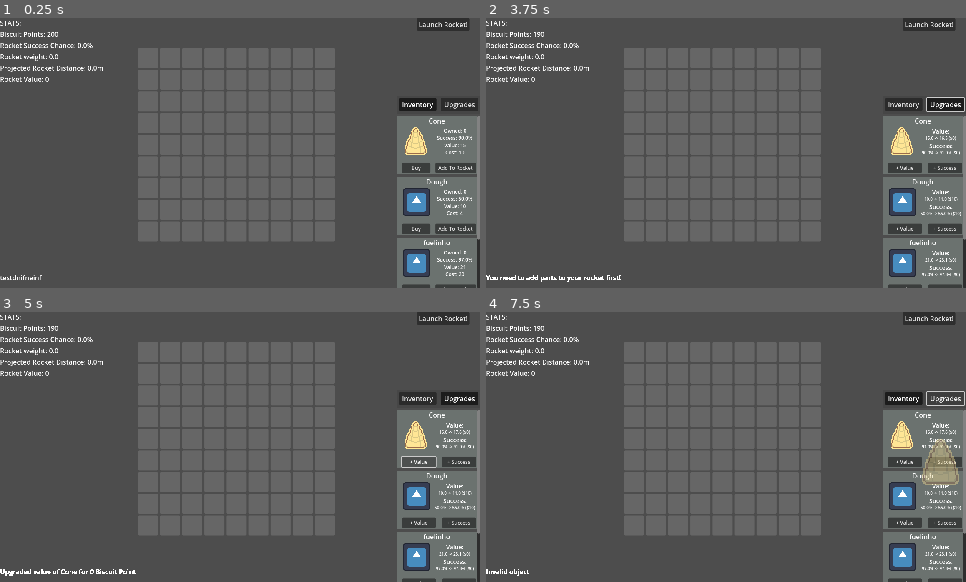
Above: before the commit, frames 1-4 (two rows, left to right).
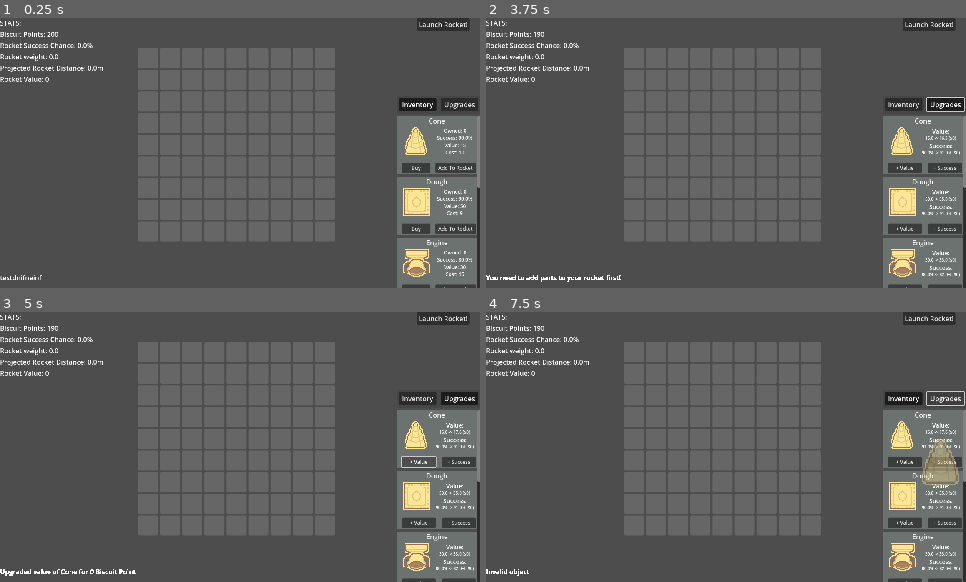
Above: after the commit, the same moments.

Repository: A-coder152/Build-a-Biscship-public
Game: Godot game, scene res://main.tscn
Same seed, same stepped clock (60 frames per second), same inputs: the game is played once before the commit and once after it. The engine's default icon, where the game draws it, is replaced by a stand-in: a white triangle on a blue panel in a dark square.
Inputs:
- Up to frame 1 (0.25 s): no input
- Up to frame 2 (3.75 s): click "Buy" at 0.5 s; click "Launch Rocket!" at 1.25 s; click "Launch Rocket!" at 2 s; click "Inventory" at 2.75 s; click "Upgrades" at 3.5 s
- Up to frame 3 (5 s): click "+ Value" at 4.25 s
- Up to frame 4 (7.5 s): click "+ Success" at 5 s; click "Inventory" at 5.75 s; click "Add To Rocket" at 6.5 s; click "Upgrades" at 7.25 s

The runs differ from the first frame. In frame 1, 1.4% of the frame differs, in the area x 83-100%, y 62-96%; in frame 2, 1.5%; in frame 3, 1.5%; in frame 4, 1.5%.

Commit message:
added visual upgrades for every 20 upgrades
could be nerfed

Diff:
--- a/Resources/Cone.tres
+++ b/Resources/Cone.tres
@@ -1,12 +1,12 @@
 [gd_resource type="Resource" script_class="Part" load_steps=3 format=3 uid="uid://itu2107shofm"]
 
-[ext_resource type="Texture2D" uid="uid://dpt2rfqw0ehbl" path="res://Assets/Art/cone .png" id="1_b2hm1"]
+[ext_resource type="Texture2D" uid="uid://dgtadsf1yt10r" path="res://Assets/Ship Parts/cone .png" id="1_b2hm1"]
 [ext_resource type="Script" uid="uid://bfqm5t7ekjk02" path="res://Resources/parts_resource.gd" id="1_mcpdh"]
 
 [resource]
 script = ExtResource("1_mcpdh")
 part_name = "Cone"
-image = ExtResource("1_b2hm1")
+images = Array[Texture2D]([ExtResource("1_b2hm1")])
 owned = 0
 success = 0.9
 value = 15
@@ -16,6 +16,6 @@
 locked = false
 blocks = Vector2(2, 2)
 type = 0
-weight = 0
+weight = 2
 special = 0.0
 metadata/_custom_type_script = "uid://bfqm5t7ekjk02"
--- a/Resources/Dough.tres
+++ b/Resources/Dough.tres
@@ -1,12 +1,12 @@
 [gd_resource type="Resource" script_class="Part" load_steps=3 format=3 uid="uid://cw8ig06rbmwew"]
 
 [ext_resource type="Script" uid="uid://bfqm5t7ekjk02" path="res://Resources/parts_resource.gd" id="1_1txxf"]
-[ext_resource type="Texture2D" uid="uid://b66r7he7nuj55" path="res://icon.svg" id="1_gpogw"]
+[ext_resource type="Texture2D" uid="uid://rhkmok77fpk6" path="res://Assets/Ship Parts/biscuit plain.png" id="1_gpogw"]
 
 [resource]
 script = ExtResource("1_1txxf")
-part_name = "engineo"
-image = ExtResource("1_gpogw")
+part_name = "Dough"
+images = Array[Texture2D]([ExtResource("1_gpogw")])
 owned = 0
 success = 0.9
 value = 50
--- a/Resources/Engine.tres
+++ b/Resources/Engine.tres
@@ -1,12 +1,14 @@
-[gd_resource type="Resource" script_class="Part" load_steps=3 format=3 uid="uid://2owq4suucfn8"]
+[gd_resource type="Resource" script_class="Part" load_steps=5 format=3 uid="uid://2owq4suucfn8"]
 
-[ext_resource type="Texture2D" uid="uid://cqhf3w5g6oir7" path="res://Assets/Art/engine.png" id="1_ibvc1"]
+[ext_resource type="Texture2D" uid="uid://b3qm6eyju3b1s" path="res://Assets/Ship Parts/engine.png" id="1_0aofk"]
 [ext_resource type="Script" uid="uid://bfqm5t7ekjk02" path="res://Resources/parts_resource.gd" id="2_dgqmb"]
+[ext_resource type="Texture2D" uid="uid://qua0e5hqk8jw" path="res://Assets/Ship Parts/engine large.png" id="2_uheoh"]
+[ext_resource type="Texture2D" uid="uid://supwqboqdn7j" path="res://Assets/Ship Parts/engine dual.png" id="3_utdog"]
 
 [resource]
 script = ExtResource("2_dgqmb")
 part_name = "Engine"
-image = ExtResource("1_ibvc1")
+images = Array[Texture2D]([ExtResource("1_0aofk"), ExtResource("2_uheoh"), ExtResource("3_utdog")])
 owned = 0
 success = 0.8
 value = 30
@@ -15,4 +17,7 @@
 success_upgrade_cost = 0
 locked = false
 blocks = Vector2(2, 2)
+type = 0
+weight = 0
+special = 0.0
 metadata/_custom_type_script = "uid://bfqm5t7ekjk02"
--- a/Resources/Filling.tres
+++ /dev/null
@@ -1,21 +0,0 @@
-[gd_resource type="Resource" script_class="Part" load_steps=3 format=3 uid="uid://b62tn4snaoy0u"]
-
-[ext_resource type="Texture2D" uid="uid://b66r7he7nuj55" path="res://icon.svg" id="1_5dle1"]
-[ext_resource type="Script" uid="uid://bfqm5t7ekjk02" path="res://Resources/parts_resource.gd" id="2_y56nb"]
-
-[resource]
-script = ExtResource("2_y56nb")
-part_name = "Dough"
-image = ExtResource("1_5dle1")
-owned = 0
-success = 0.5
-value = 10
-cost = 4
-value_upgrade_cost = 10
-success_upgrade_cost = 10
-locked = false
-blocks = Vector2(2, 1)
-type = 4
-weight = 1
-special = 0.0
-metadata/_custom_type_script = "uid://bfqm5t7ekjk02"
--- a/Resources/Jam.tres
+++ b/Resources/Jam.tres
@@ -1,12 +1,13 @@
-[gd_resource type="Resource" script_class="Part" load_steps=3 format=3 uid="uid://ob6tv2gxmt4l"]
+[gd_resource type="Resource" script_class="Part" load_steps=4 format=3 uid="uid://ob6tv2gxmt4l"]
 
-[ext_resource type="Texture2D" uid="uid://dtla8ub0vcftq" path="res://Assets/Art/jam.png" id="1_stgpp"]
+[ext_resource type="Texture2D" uid="uid://dqo3jv16y277y" path="res://Assets/Ship Parts/jam.png" id="1_dhj65"]
 [ext_resource type="Script" uid="uid://bfqm5t7ekjk02" path="res://Resources/parts_resource.gd" id="2_dhj65"]
+[ext_resource type="Texture2D" uid="uid://csaojuwkmbq58" path="res://Assets/Ship Parts/jam2 .png" id="2_rk8d2"]
 
 [resource]
 script = ExtResource("2_dhj65")
 part_name = "Jam"
-image = ExtResource("1_stgpp")
+images = Array[Texture2D]([ExtResource("1_dhj65"), ExtResource("2_rk8d2")])
 owned = 0
 success = 0.8
 value = 20
@@ -15,4 +16,7 @@
 success_upgrade_cost = 0
 locked = false
 blocks = Vector2(2, 2)
+type = 0
+weight = 2
+special = 0.0
 metadata/_custom_type_script = "uid://bfqm5t7ekjk02"
--- a/Resources/LWing.tres
+++ b/Resources/LWing.tres
@@ -1,12 +1,14 @@
-[gd_resource type="Resource" script_class="Part" load_steps=3 format=3 uid="uid://b8le0rtrjv4px"]
+[gd_resource type="Resource" script_class="Part" load_steps=5 format=3 uid="uid://b8le0rtrjv4px"]
 
-[ext_resource type="Texture2D" uid="uid://crw2amhjbtbqo" path="res://Assets/Art/right wing.png" id="1_743u4"]
+[ext_resource type="Texture2D" uid="uid://cytm4i7wmkxu2" path="res://Assets/Ship Parts/left wing.png" id="1_jm8kt"]
+[ext_resource type="Texture2D" uid="uid://dfoc7ysisgcmd" path="res://Assets/Ship Parts/left wing large.png" id="2_ac5ng"]
 [ext_resource type="Script" uid="uid://bfqm5t7ekjk02" path="res://Resources/parts_resource.gd" id="2_gwxw3"]
+[ext_resource type="Texture2D" uid="uid://bswlq20dq6uhv" path="res://Assets/Ship Parts/left wing multiple.png" id="4_imhu3"]
 
 [resource]
 script = ExtResource("2_gwxw3")
-part_name = "Jam"
-image = ExtResource("1_743u4")
+part_name = "Left Wing"
+images = Array[Texture2D]([ExtResource("1_jm8kt"), ExtResource("2_ac5ng"), ExtResource("4_imhu3")])
 owned = 0
 success = 0.8
 value = 20
@@ -15,4 +17,7 @@
 success_upgrade_cost = 0
 locked = false
 blocks = Vector2(1, 2)
+type = 4
+weight = 1
+special = 0.0
 metadata/_custom_type_script = "uid://bfqm5t7ekjk02"
--- a/Resources/RWing.tres
+++ b/Resources/RWing.tres
@@ -1,12 +1,14 @@
-[gd_resource type="Resource" script_class="Part" load_steps=3 format=3 uid="uid://n7p2i8ht0ylb"]
+[gd_resource type="Resource" script_class="Part" load_steps=5 format=3 uid="uid://n7p2i8ht0ylb"]
 
-[ext_resource type="Texture2D" uid="uid://6djd5nsagykh" path="res://Assets/Art/left wing.png" id="1_e7v0l"]
+[ext_resource type="Texture2D" uid="uid://fv02rkyuwgp" path="res://Assets/Ship Parts/right wing.png" id="1_a8ive"]
+[ext_resource type="Texture2D" uid="uid://3cdcw0pd7rqf" path="res://Assets/Ship Parts/right wing large.png" id="2_775bu"]
 [ext_resource type="Script" uid="uid://bfqm5t7ekjk02" path="res://Resources/parts_resource.gd" id="2_jef3f"]
+[ext_resource type="Texture2D" uid="uid://dmmygo760mkgv" path="res://Assets/Ship Parts/right wing multiple.png" id="3_vkpv0"]
 
 [resource]
 script = ExtResource("2_jef3f")
-part_name = "Jam"
-image = ExtResource("1_e7v0l")
+part_name = "Right Wing"
+images = Array[Texture2D]([ExtResource("1_a8ive"), ExtResource("2_775bu"), ExtResource("3_vkpv0")])
 owned = 0
 success = 0.8
 value = 20
@@ -15,4 +17,7 @@
 success_upgrade_cost = 0
 locked = false
 blocks = Vector2(1, 2)
+type = 4
+weight = 1
+special = 0.0
 metadata/_custom_type_script = "uid://bfqm5t7ekjk02"
--- a/Resources/Sugar.tres
+++ b/Resources/Sugar.tres
@@ -1,18 +1,21 @@
 [gd_resource type="Resource" script_class="Part" load_steps=3 format=3 uid="uid://dguwjwdd2nshu"]
 
-[ext_resource type="Texture2D" uid="uid://wgnl7pk6pi6t" path="res://Assets/Art/sugar.png" id="1_mii54"]
+[ext_resource type="Texture2D" uid="uid://cgiapwxj4j7ou" path="res://Assets/Ship Parts/sugar.png" id="1_mii54"]
 [ext_resource type="Script" uid="uid://bfqm5t7ekjk02" path="res://Resources/parts_resource.gd" id="2_3ox6u"]
 
 [resource]
 script = ExtResource("2_3ox6u")
 part_name = "Sugar"
-image = ExtResource("1_mii54")
+images = Array[Texture2D]([ExtResource("1_mii54")])
 owned = 0
 success = 0.8
 value = 20
 cost = 10
 value_upgrade_cost = 0
 success_upgrade_cost = 0
-locked = false
+locked = true
 blocks = Vector2(2, 2)
+type = 0
+weight = 0
+special = 0.0
 metadata/_custom_type_script = "uid://bfqm5t7ekjk02"
--- a/Resources/Window.tres
+++ b/Resources/Window.tres
@@ -1,12 +1,15 @@
-[gd_resource type="Resource" script_class="Part" load_steps=3 format=3 uid="uid://bfc04o5jbhxwq"]
+[gd_resource type="Resource" script_class="Part" load_steps=6 format=3 uid="uid://bfc04o5jbhxwq"]
 
-[ext_resource type="Texture2D" uid="uid://6d5p2iuyr467" path="res://Assets/Art/ship window.png" id="1_33f85"]
+[ext_resource type="Texture2D" uid="uid://d4c4xi6ct1hwg" path="res://Assets/Ship Parts/ship window.png" id="1_5k55a"]
+[ext_resource type="Texture2D" uid="uid://c2fd53axgjmck" path="res://Assets/Ship Parts/ship window dual.png" id="2_d2p5n"]
 [ext_resource type="Script" uid="uid://bfqm5t7ekjk02" path="res://Resources/parts_resource.gd" id="2_pb8jy"]
+[ext_resource type="Texture2D" uid="uid://cmpyemrci7quq" path="res://Assets/Ship Parts/ship window large.png" id="3_s8kpy"]
+[ext_resource type="Texture2D" uid="uid://nbs2q4sp06ik" path="res://Assets/Ship Parts/ship window multiple.png" id="4_byuu4"]
 
 [resource]
 script = ExtResource("2_pb8jy")
 part_name = "Window"
-image = ExtResource("1_33f85")
+images = Array[Texture2D]([ExtResource("1_5k55a"), ExtResource("2_d2p5n"), ExtResource("3_s8kpy"), ExtResource("4_byuu4")])
 owned = 0
 success = 1.0
 value = 20
@@ -15,4 +18,7 @@
 success_upgrade_cost = 0
 locked = false
 blocks = Vector2(2, 2)
+type = 0
+weight = 0
+special = 0.0
 metadata/_custom_type_script = "uid://bfqm5t7ekjk02"
--- a/Resources/non_risky.tres
+++ b/Resources/non_risky.tres
@@ -1,12 +1,12 @@
 [gd_resource type="Resource" script_class="Part" load_steps=3 format=3 uid="uid://bjt0h21m27ogt"]
 
-[ext_resource type="Texture2D" uid="uid://b66r7he7nuj55" path="res://icon.svg" id="1_4ngou"]
+[ext_resource type="Texture2D" uid="uid://ck060t3ancush" path="res://Assets/Ship Parts/teapot fuel tank.png" id="1_4ngou"]
 [ext_resource type="Script" uid="uid://bfqm5t7ekjk02" path="res://Resources/parts_resource.gd" id="2_w21wr"]
 
 [resource]
 script = ExtResource("2_w21wr")
-part_name = "fuelinho"
-image = ExtResource("1_4ngou")
+part_name = "Teapot Fuel"
+images = Array[Texture2D]([ExtResource("1_4ngou")])
 owned = 0
 success = 0.97
 value = 21
--- a/Resources/parts_resource.gd
+++ b/Resources/parts_resource.gd
@@ -1,8 +1,9 @@
 class_name Part extends Resource
 enum TYPE {ENGINE, FUEL, FILLING, COATING, STRUCTURE}
+var level = 0
+var upgrade_counter = 0
 @export var part_name: String
-
-@export var image: Texture2D
+@export var images: Array[Texture2D]
 @export var owned: int
 @export var success: float
 @export var value: int
--- a/Resources/risky one.tres
+++ /dev/null
@@ -1,20 +0,0 @@
-[gd_resource type="Resource" script_class="Part" load_steps=3 format=3 uid="uid://cvkxopkpaq3vj"]
-
-[ext_resource type="Texture2D" uid="uid://b66r7he7nuj55" path="res://icon.svg" id="1_u3f7v"]
-[ext_resource type="Script" uid="uid://bfqm5t7ekjk02" path="res://Resources/parts_resource.gd" id="2_gk7p2"]
-
-[resource]
-script = ExtResource("2_gk7p2")
-part_name = "Filling"
-image = ExtResource("1_u3f7v")
-owned = 0
-success = 0.6
-value = 20
-cost = 11
-value_upgrade_cost = 0
-success_upgrade_cost = 0
-locked = false
-blocks = Vector2(3, 3)
-type = 2
-weight = 3
-metadata/_custom_type_script = "uid://bfqm5t7ekjk02"
--- a/item_box.gd
+++ b/item_box.gd
@@ -9,7 +9,7 @@
 	main_scene = get_tree().current_scene
 	item = dict
 	$Name.text = item.part_name
-	$img.texture = item.image
+	$img.texture = item.images[item.upgrade_counter]
 	update()
 
 func update():
--- a/main.gd
+++ b/main.gd
@@ -75,6 +75,7 @@
 
 	if biscuit_points < 4:
 		get_tree().change_scene_to_file("res://Scene/UI/temporary_game_over_screen.tscn")
+
 
 
 func update_ui():
@@ -247,9 +248,16 @@
 		biscuit_points -= item.value_upgrade_cost
 		items[idx].value *= 1.1
 		items[idx].value_upgrade_cost *= 1.3
+		items[idx].level += 1
+	# uncomment to use!!!
+	#	if items[idx].level % 20 == 0 and items[idx].upgrade_counter < items[idx].images.size():
+	#		items[idx].upgrade_counter += 1
+	#		print(items[idx].images)
+	#		update_ui()
 		for child in items_container.get_children():
 			if item == child.item:
 				child.item = items[idx]
+
 		update_ui()
 	else:
 		message_log.new_message("Cannot afford to upgrade value of " + str(item.part_name) + ". It costs " + str(item.value_upgrade_cost) + " Biscuit Points.")
--- a/main.tscn
+++ b/main.tscn
@@ -1,20 +1,23 @@
-[gd_scene load_steps=11 format=3 uid="uid://c3cv383fvusc5"]
+[gd_scene load_steps=14 format=3 uid="uid://c3cv383fvusc5"]
 
 [ext_resource type="Script" uid="uid://bh3bsrm6bxcl2" path="res://main.gd" id="1_ig7tw"]
 [ext_resource type="PackedScene" uid="uid://b8a05vr1e1je1" path="res://item_box.tscn" id="2_0xm2m"]
 [ext_resource type="Script" uid="uid://bfqm5t7ekjk02" path="res://Resources/parts_resource.gd" id="2_5vw27"]
 [ext_resource type="PackedScene" uid="uid://bjhqyckc5l2cu" path="res://Scene/Gridmap/grid.tscn" id="3_h2yge"]
 [ext_resource type="Resource" uid="uid://itu2107shofm" path="res://Resources/Cone.tres" id="3_kek77"]
-[ext_resource type="Resource" uid="uid://b62tn4snaoy0u" path="res://Resources/Filling.tres" id="4_4c57u"]
-[ext_resource type="Resource" uid="uid://bjt0h21m27ogt" path="res://Resources/non_risky.tres" id="5_efxa6"]
-[ext_resource type="Resource" uid="uid://cvkxopkpaq3vj" path="res://Resources/risky one.tres" id="6_dg77c"]
+[ext_resource type="Resource" uid="uid://cw8ig06rbmwew" path="res://Resources/Dough.tres" id="4_w48qg"]
+[ext_resource type="Resource" uid="uid://2owq4suucfn8" path="res://Resources/Engine.tres" id="5_ycdy4"]
+[ext_resource type="Resource" uid="uid://b8le0rtrjv4px" path="res://Resources/LWing.tres" id="6_ycdy4"]
 [ext_resource type="PackedScene" uid="uid://c6ncgbnxv26pe" path="res://scrollbar_filters.tscn" id="7_kek77"]
+[ext_resource type="Resource" uid="uid://n7p2i8ht0ylb" path="res://Resources/RWing.tres" id="7_w48qg"]
+[ext_resource type="Resource" uid="uid://dguwjwdd2nshu" path="res://Resources/Sugar.tres" id="8_vivmo"]
+[ext_resource type="Resource" uid="uid://bfc04o5jbhxwq" path="res://Resources/Window.tres" id="9_2cqfq"]
 [ext_resource type="Script" uid="uid://cnmc5ydi8g8bu" path="res://message_log.gd" id="9_4c57u"]
 
 [node name="Main" type="Node2D"]
 scale = Vector2(0.417, 0.417)
 script = ExtResource("1_ig7tw")
-items = Array[ExtResource("2_5vw27")]([ExtResource("3_kek77"), ExtResource("4_4c57u"), ExtResource("5_efxa6"), ExtResource("6_dg77c")])
+items = Array[ExtResource("2_5vw27")]([ExtResource("3_kek77"), ExtResource("4_w48qg"), ExtResource("5_ycdy4"), ExtResource("6_ycdy4"), ExtResource("7_w48qg"), ExtResource("8_vivmo"), ExtResource("9_2cqfq")])
 
 [node name="UI" type="Node2D" parent="."]
 
--- a/obj.gd
+++ b/obj.gd
@@ -6,13 +6,13 @@
 var godot_face = preload("res://icon.svg")
 var scale_tween
 var default_scale
-func setup(part):
+func setup(part: Part):
 	item = part
 	var dumb = Vector2(item.blocks.x - 1, item.blocks.y - 1)
-	texture = item.image
+	texture = item.images[item.upgrade_counter]
 	scale = Vector2(item.blocks.x * 1.5, item.blocks.y * 1.5) + dumb * 0.15
 	default_scale =scale
-	if texture == godot_face: scale /= 4.0
+	if texture == godot_face: scale /= 4.0 #LOOOLL????
 	print(scale)
 	rect.size = Vector2(item.blocks.x * 20, item.blocks.y * 20) + dumb * 2
 	scale_tween = create_tween()
--- a/upgrade_box.gd
+++ b/upgrade_box.gd
@@ -7,7 +7,7 @@
 	main_scene = get_tree().current_scene
 	item = dict
 	$Name.text = item.part_name
-	$img.texture = item.image
+	$img.texture = item.images[item.upgrade_counter]
 	update()
 
 func update():
